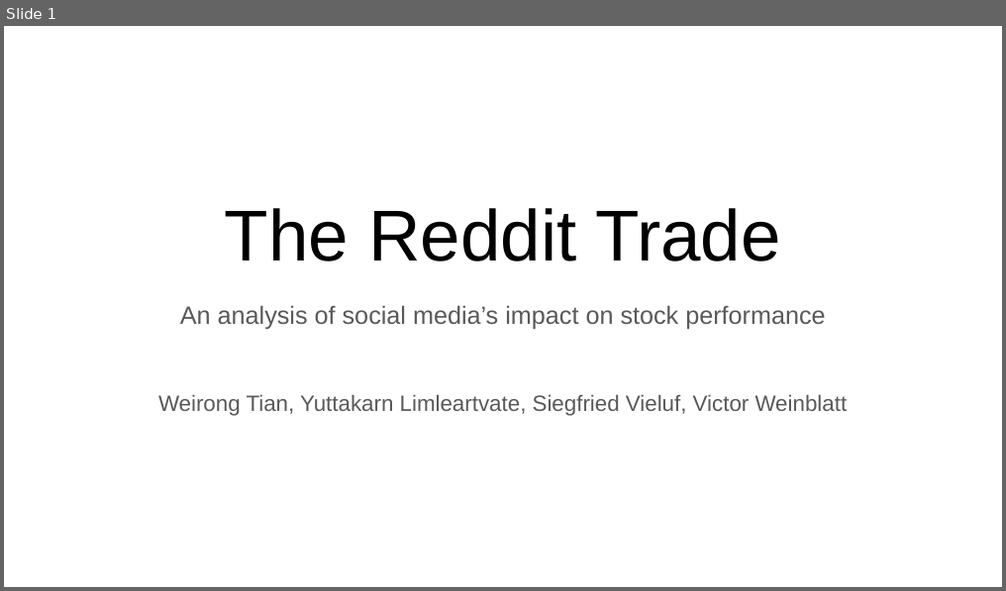
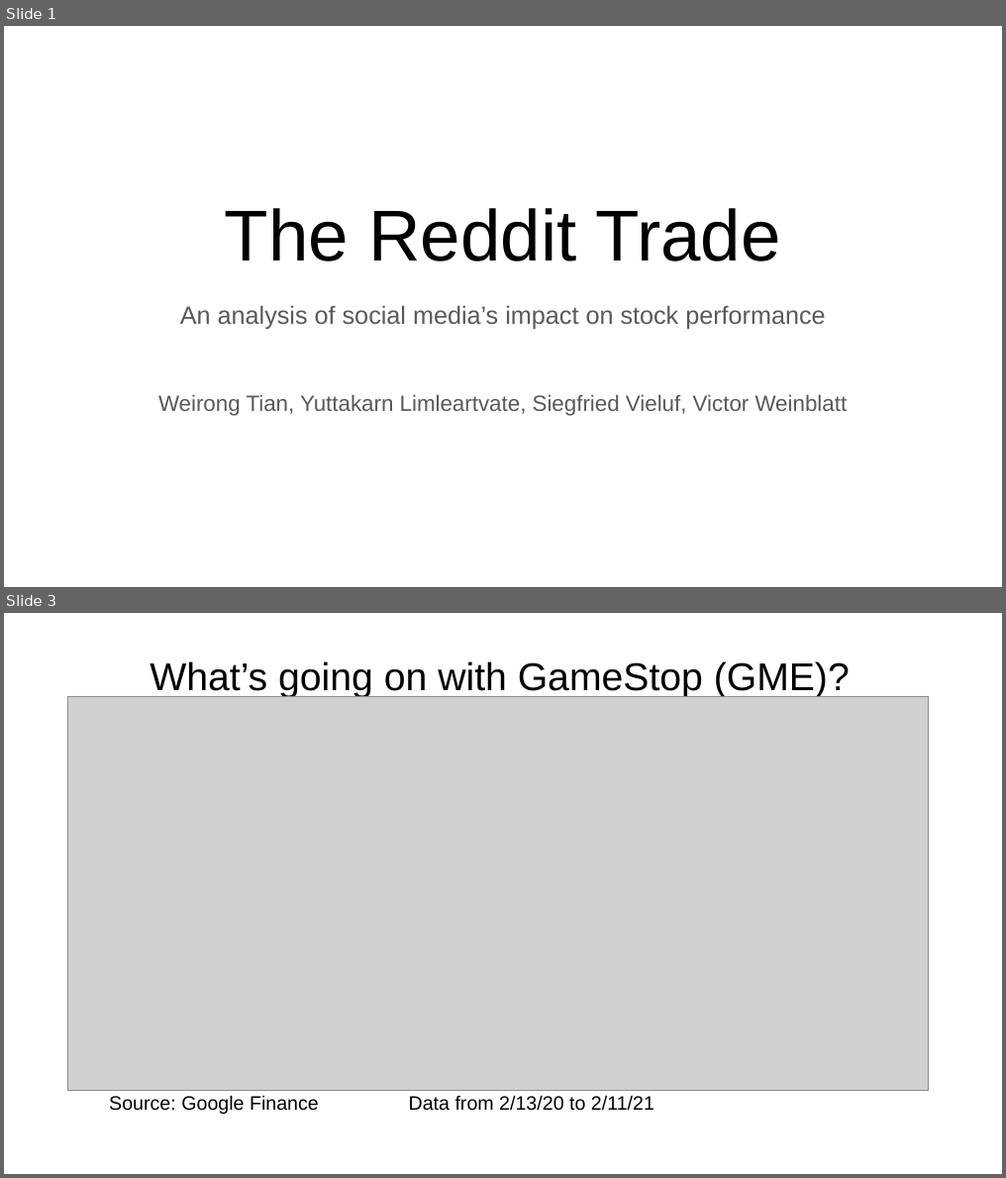
Before and after one commit to vweinblatt123/CF-Project1, a slide deck: CF-Project1.pptx. Shown one above the other, each under a label of ours: slide 1 before the commit, slides 1 and 3 after it; the slides between them are not shown. The pictures are 1006x591 and 1006x1178 pixels, drawn with LibreOffice and Linux fonts; fonts in the diff are those of the drawing; grey boxes stand for pictures. Boxes give left, top, right and bottom in pixels: in the first picture for what was removed or moved away, otherwise in the second. Text is boxed around its words. In the diff, an @@ line names an element or a change of style, - is before the commit and + after.

```diff
--- a/CF-Project1.pptx
+++ b/CF-Project1.pptx
@@ slide 3 added at <box>4,613,1002,1174</box>, background #FFFFFF @@
@@ title added at <box>150,662,849,698</box>, 28 pt, text #000000 @@
+What’s going on with GameStop (GME)?
@@ picture added at <box>68,697,929,1091</box> @@
@@ text added at <box>109,1095,654,1114</box>, 14 pt, text #000000 @@
+Source: Google Finance Data from 2/13/20 to 2/11/21
```
Also in this commit, not shown: 10 slides changed.
